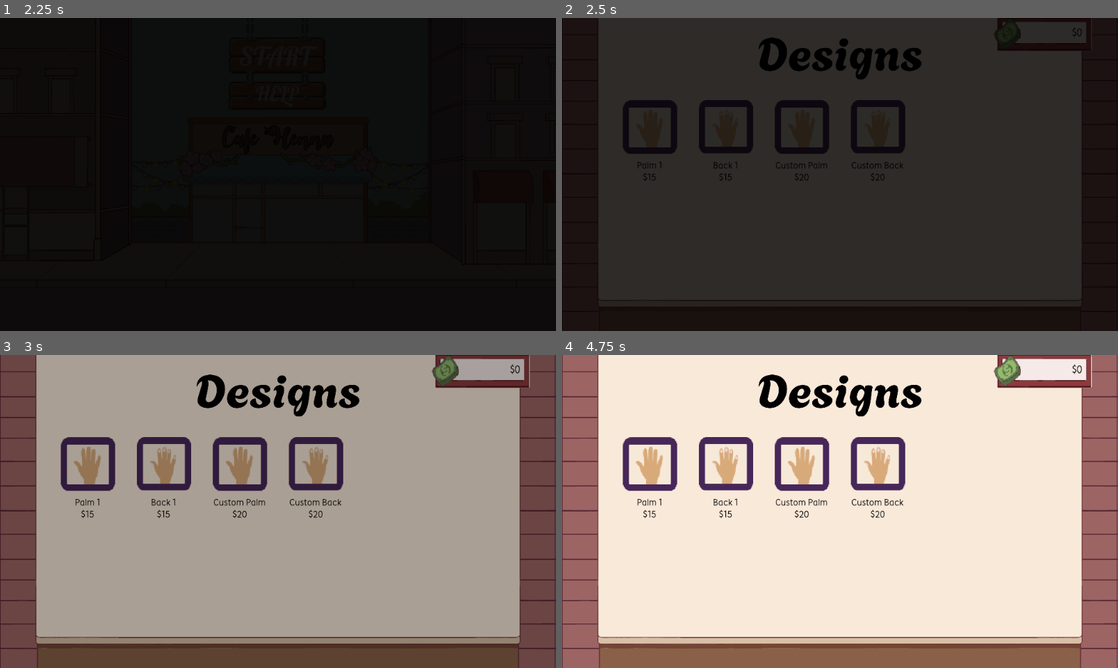
Above: before the commit, frames 1-4 (two rows, left to right).
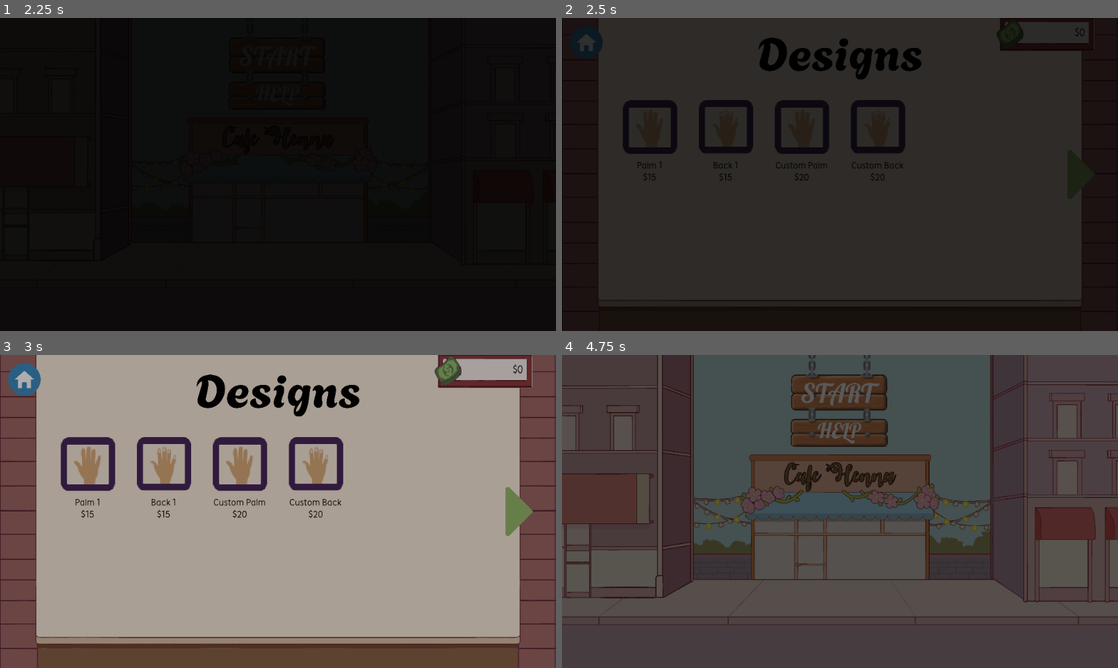
Above: after the commit, the same moments.

Repository: nitya-desaraju/cafe_henna
Game: Godot game, scene res://scenes/main_menu.tscn
The game is run twice, just before and just after one commit, with the same random seed, the same clock (stepped at 60 frames per second) and the same inputs.
Inputs (mouse positions are in pixels of both pictures, inside the frame that each line leads up to; where the layout moved, square brackets give the same spot in the first picture):
- Up to frame 1 (2.25 s): click (278, 55) at 0.5 s; click (278, 55) at 1.25 s; click (278, 55) at 2 s
- Up to frame 2 (2.5 s): no input
- Up to frame 3 (3 s): click (88, 464) at 2.77 s
- Up to frame 4 (4.75 s): click (584, 380) at 3.52 s; click (1079, 511) [573, 364] at 4.25 s

Frame 1 is identical in both runs. In frame 2, 0.3% of the frame differs, in the area x 2-96%, y 0-50%; in frame 3, 1.3%; in frame 4, 100%, in the area x 0-100%, y 0-100%.
Error before the commit: Invalid access to property or key 'pressed' on a base object of type 'null instance'. (res://scenes/game.gd:37)

Commit message:
adding arrow and home buttons

Diff:
--- a/game/scenes/game.gd
+++ b/game/scenes/game.gd
@@ -36,9 +36,8 @@
 	left_button.pressed.connect(_on_left_pressed)
 	home_button.pressed.connect(_on_home_pressed)
 
-	for nav_btn in [right_button, left_button, home_button]:
-		nav_btn.mouse_entered.connect(_on_button_hover.bind(nav_btn))
-		nav_btn.mouse_exited.connect(_on_button_unhover.bind(nav_btn))
+	home_button.mouse_entered.connect(_on_button_hover.bind(home_button))
+	home_button.mouse_exited.connect(_on_button_unhover.bind(home_button))
 
 	update_money_display()
 
--- a/game/scenes/game.tscn
+++ b/game/scenes/game.tscn
@@ -8,6 +8,9 @@
 [ext_resource type="Texture2D" uid="uid://bc5rutd86d7kq" path="res://assets/palm.png" id="4_u5sy4"]
 [ext_resource type="Theme" uid="uid://bd6j22lh067yt" path="res://assets/theme.tres" id="5_0tnpc"]
 [ext_resource type="Texture2D" uid="uid://bbutro147utjd" path="res://assets/back.png" id="5_gee14"]
+[ext_resource type="Texture2D" uid="uid://dpqrnhxvhhtva" path="res://assets/lightarrow.png" id="7_kvpfn"]
+[ext_resource type="Texture2D" uid="uid://qxltysmb38v0" path="res://assets/darkarrow.png" id="8_dinhu"]
+[ext_resource type="Texture2D" uid="uid://bwd7fy4hcu7vx" path="res://scenes/home.png" id="9_0tnpc"]
 
 [node name="Game" type="Control"]
 layout_mode = 3
@@ -22,8 +25,10 @@
 
 [node name="ScrollContainer" type="ScrollContainer" parent="."]
 layout_mode = 0
-offset_right = 2048.0
+offset_right = 1024.0
 offset_bottom = 576.0
+mouse_filter = 2
+horizontal_scroll_mode = 3
 vertical_scroll_mode = 0
 
 [node name="HBoxContainer" type="HBoxContainer" parent="ScrollContainer"]
@@ -137,8 +142,15 @@
 
 [node name="right" type="TextureButton" parent="ScrollContainer/HBoxContainer/designsPage"]
 layout_mode = 0
-offset_right = 40.0
-offset_bottom = 40.0
+offset_left = 930.6
+offset_top = 238.0
+offset_right = 980.6
+offset_bottom = 338.0
+texture_normal = ExtResource("7_kvpfn")
+texture_hover = ExtResource("8_dinhu")
+ignore_texture_size = true
+stretch_mode = 5
+flip_h = true
 
 [node name="libraryPage" type="Control" parent="ScrollContainer/HBoxContainer"]
 custom_minimum_size = Vector2(1024, 576)
@@ -161,15 +173,21 @@
 
 [node name="left" type="TextureButton" parent="ScrollContainer/HBoxContainer/libraryPage"]
 layout_mode = 0
-offset_right = 40.0
-offset_bottom = 40.0
+offset_left = 43.4
+offset_top = 238.0
+offset_right = 93.4
+offset_bottom = 338.0
+texture_normal = ExtResource("7_kvpfn")
+texture_hover = ExtResource("8_dinhu")
+ignore_texture_size = true
+stretch_mode = 5
 
 [node name="money" type="TextureRect" parent="."]
 layout_mode = 0
-offset_left = 795.0
+offset_left = 800.0
 offset_top = -1.0
-offset_right = 1145.9043
-offset_bottom = 98.9631
+offset_right = 1150.0
+offset_bottom = 99.0
 scale = Vector2(0.51581025, 0.6302326)
 texture = ExtResource("3_lbhrr")
 expand_mode = 1
@@ -187,6 +205,16 @@
 fit_content = true
 horizontal_alignment = 2
 
+[node name="home" type="TextureButton" parent="."]
+layout_mode = 0
+offset_left = 15.0
+offset_top = 15.0
+offset_right = 75.0
+offset_bottom = 75.0
+texture_normal = ExtResource("9_0tnpc")
+ignore_texture_size = true
+stretch_mode = 5
+
 [node name="fader" type="ColorRect" parent="."]
 visible = false
 layout_mode = 0
Binary file added: game/assets/darkarrow.png
Not shown, added: game/assets/darkarrow.png.import
Binary file added: game/assets/lightarrow.png
Not shown, added: game/assets/lightarrow.png.import
Not shown: 1 places in game/scenes/game.tscn that only renumber resources
Binary file added: game/scenes/home.png
Not shown, added: game/scenes/home.png.import
